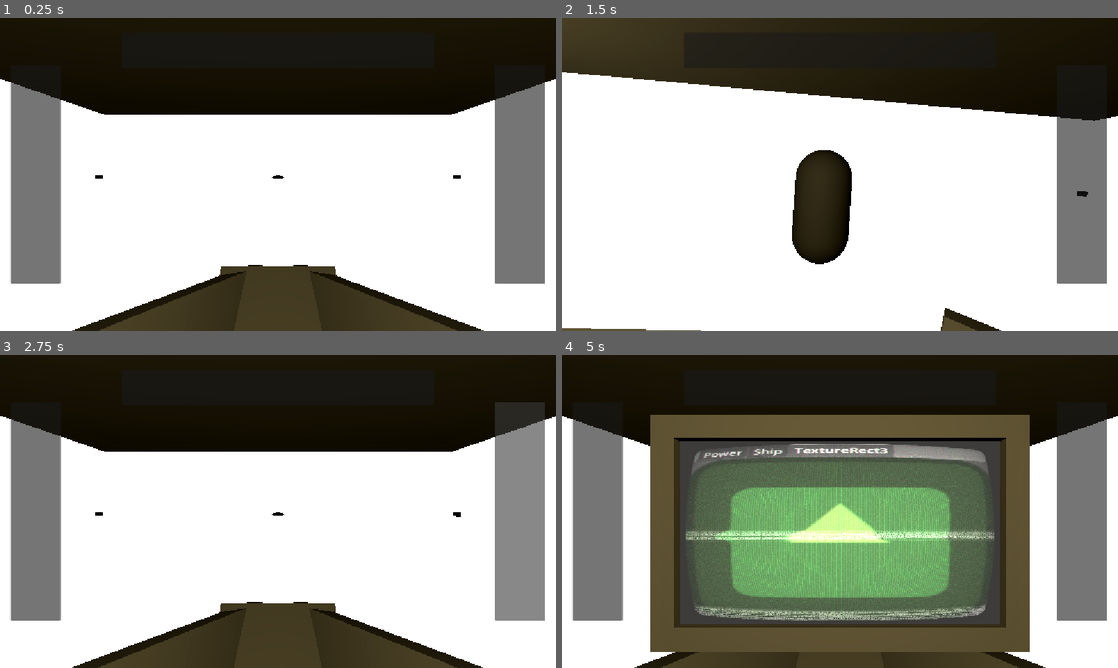
Above: before the commit, frames 1-4 (two rows, left to right).
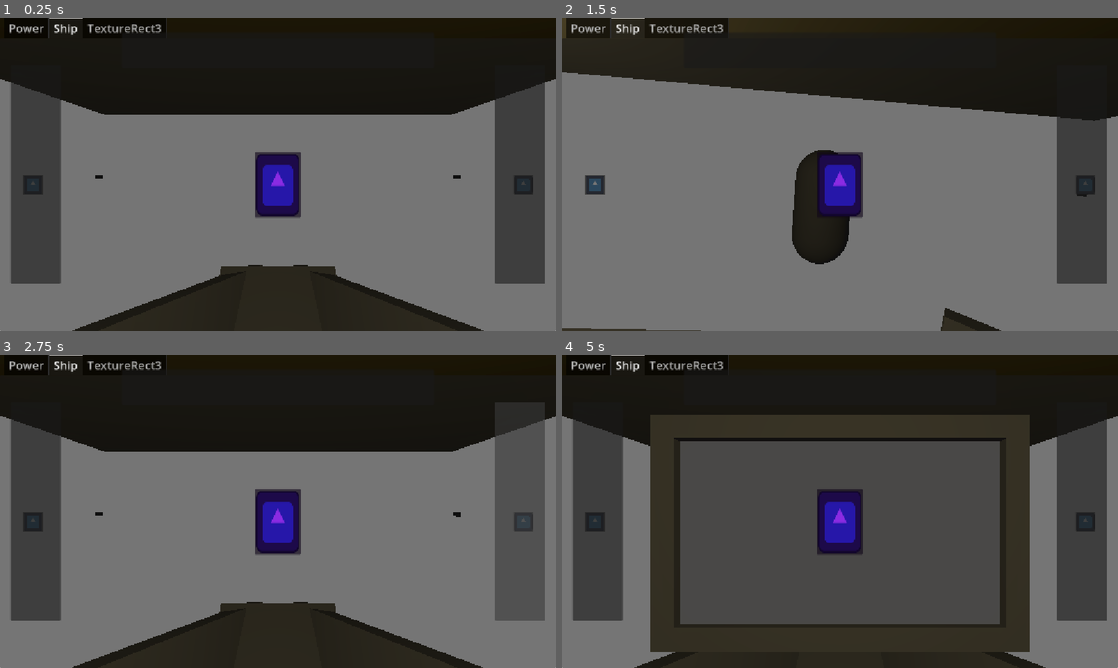
Above: after the commit, the same moments.

Repository: T3RRAT/Tether
Game: Godot game, scene res://Scenes/game.tscn
The game is run twice, just before and just after one commit, with the same random seed, the same clock (stepped at 60 frames per second) and the same inputs. The engine's default icon, where the game draws it, is replaced by a stand-in: a white triangle on a blue panel in a dark square. Sound files missing from this copy of the repository are replaced by a short silence.
Inputs (mouse positions are in pixels of both pictures, inside the frame that each line leads up to):
- Up to frame 1 (0.25 s): no input
- Up to frame 2 (1.5 s): click (840, 183) at 0.52 s; click (595, 174) at 1.25 s
- Up to frame 3 (2.75 s): click (522, 511) at 2 s
- Up to frame 4 (5 s): click (840, 386) at 2.75 s; tap Enter (ui_accept) at 3.5, 3.77, 4.07 s; move the mouse to (962, 495) at 3.52 s; hold D (Go Right) 3.53-4.25 s; tap 1 (One) at 3.6 s; click (962, 495) at 3.67 s; tap 3 (Three) at 3.8 s; drag from (728, 527) to (812, 574) at 4.27 s

The runs differ from the first frame. In frame 1, 66% of the frame differs, in the area x 0-100%, y 0-100%; in frame 2, 74%; in frame 3, 66%; in frame 4, 67%.
Error after the commit: Invalid assignment of property or key 'visible' with value of type 'bool' on a base object of type 'null instance'. (res://Scripts/computer.gd:26)

Commit message:
Ship Tab Improvements
Ship Tab now has number and drag functionality working together. Pressing space now confirms location and minigame confirmation groundwork is being laid out

Diff:
--- a/Scenes/computer.tscn
+++ b/Scenes/computer.tscn
@@ -4,6 +4,7 @@
 [ext_resource type="Script" uid="uid://dwbgh7q06vkj7" path="res://Scripts/computer.gd" id="1_m1ujp"]
 [ext_resource type="Script" uid="uid://cxf4wvw6bmtf5" path="res://Scripts/shipTab.gd" id="3_3cxpa"]
 [ext_resource type="Shader" uid="uid://btfykxbl42d8l" path="res://Scripts/computer.gdshader" id="3_7h0tq"]
+[ext_resource type="Shader" uid="uid://ccsqya2nbhx2y" path="res://Scripts/blur.gdshader" id="5_3cxpa"]
 
 [sub_resource type="ViewportTexture" id="ViewportTexture_yf5fn"]
 viewport_path = NodePath("SubViewport")
@@ -63,6 +64,47 @@
 shader_parameter/vignette_intensity = 0.4
 shader_parameter/vignette_opacity = 0.32400001539
 
+[sub_resource type="Animation" id="Animation_3cxpa"]
+resource_name = "Blur Animation"
+length = 0.39999999999999997
+tracks/0/type = "value"
+tracks/0/imported = false
+tracks/0/enabled = true
+tracks/0/path = NodePath("Control/Blur Filter:material:shader_parameter/lod")
+tracks/0/interp = 1
+tracks/0/loop_wrap = true
+tracks/0/keys = {
+"times": PackedFloat32Array(0, 0.4),
+"transitions": PackedFloat32Array(1, 1),
+"update": 0,
+"values": [0.0, 5.0]
+}
+
+[sub_resource type="Animation" id="Animation_m7p0i"]
+length = 0.001
+tracks/0/type = "value"
+tracks/0/imported = false
+tracks/0/enabled = true
+tracks/0/path = NodePath("Control/Blur Filter:material:shader_parameter/lod")
+tracks/0/interp = 1
+tracks/0/loop_wrap = true
+tracks/0/keys = {
+"times": PackedFloat32Array(0),
+"transitions": PackedFloat32Array(1),
+"update": 0,
+"values": [0.0]
+}
+
+[sub_resource type="AnimationLibrary" id="AnimationLibrary_m7p0i"]
+_data = {
+&"Blur Animation": SubResource("Animation_3cxpa"),
+&"RESET": SubResource("Animation_m7p0i")
+}
+
+[sub_resource type="ShaderMaterial" id="ShaderMaterial_yf5fn"]
+shader = ExtResource("5_3cxpa")
+shader_parameter/lod = 0.0
+
 [node name="Computer" type="Node3D" unique_id=129153883]
 script = ExtResource("1_m1ujp")
 
@@ -87,7 +129,7 @@
 
 [node name="SubViewport" type="SubViewport" parent="." unique_id=778372070]
 
-[node name="Control" type="Control" parent="SubViewport" unique_id=934616759]
+[node name="Control" type="Control" parent="." unique_id=934616759]
 layout_mode = 3
 anchors_preset = 15
 anchor_right = 1.0
@@ -96,7 +138,7 @@
 grow_vertical = 2
 theme = SubResource("Theme_3dryh")
 
-[node name="TabContainer" type="TabContainer" parent="SubViewport/Control" unique_id=2039419334]
+[node name="TabContainer" type="TabContainer" parent="Control" unique_id=2039419334]
 layout_mode = 1
 anchors_preset = 15
 anchor_right = 1.0
@@ -105,12 +147,12 @@
 grow_vertical = 2
 current_tab = 1
 
-[node name="Power" type="TextureRect" parent="SubViewport/Control/TabContainer" unique_id=678326908]
+[node name="Power" type="TextureRect" parent="Control/TabContainer" unique_id=678326908]
 visible = false
 layout_mode = 2
 metadata/_tab_index = 0
 
-[node name="OptionButton" type="OptionButton" parent="SubViewport/Control/TabContainer/Power" unique_id=1446472227]
+[node name="OptionButton" type="OptionButton" parent="Control/TabContainer/Power" unique_id=1446472227]
 visible = false
 layout_mode = 0
 offset_right = 40.0
@@ -127,7 +169,7 @@
 popup/item_2/icon = SubResource("GradientTexture1D_yf5fn")
 popup/item_2/id = 2
 
-[node name="Systems" type="Button" parent="SubViewport/Control/TabContainer/Power" unique_id=534573807]
+[node name="Systems" type="Button" parent="Control/TabContainer/Power" unique_id=534573807]
 layout_mode = 1
 offset_left = 72.0
 offset_top = 141.0
@@ -135,7 +177,7 @@
 offset_bottom = 172.0
 text = "System Power: 100%"
 
-[node name="Samples" type="Button" parent="SubViewport/Control/TabContainer/Power" unique_id=157811073]
+[node name="Samples" type="Button" parent="Control/TabContainer/Power" unique_id=157811073]
 layout_mode = 0
 offset_left = 78.0
 offset_top = 275.0
@@ -143,7 +185,7 @@
 offset_bottom = 306.0
 text = "Sample Collection: 100%"
 
-[node name="Tether" type="Button" parent="SubViewport/Control/TabContainer/Power" unique_id=1032806482]
+[node name="Tether" type="Button" parent="Control/TabContainer/Power" unique_id=1032806482]
 layout_mode = 0
 offset_left = 90.0
 offset_top = 207.0
@@ -151,12 +193,12 @@
 offset_bottom = 238.0
 text = "Tether: 100%"
 
-[node name="Ship" type="TextureRect" parent="SubViewport/Control/TabContainer" unique_id=1895162407]
+[node name="Ship" type="TextureRect" parent="Control/TabContainer" unique_id=1895162407]
 layout_mode = 2
 script = ExtResource("3_3cxpa")
 metadata/_tab_index = 1
 
-[node name="Ship" type="Button" parent="SubViewport/Control/TabContainer/Ship" unique_id=877691258]
+[node name="Ship" type="Button" parent="Control/TabContainer/Ship" unique_id=877691258]
 layout_mode = 1
 anchors_preset = 8
 anchor_left = 0.5
@@ -174,17 +216,9 @@
 icon = ExtResource("1_4xga7")
 autowrap_trim_flags = 192
 
-[node name="Hovering Colour" type="ColorRect" parent="SubViewport/Control/TabContainer/Ship/Ship" unique_id=815774289]
-layout_mode = 1
-anchors_preset = 15
-anchor_right = 1.0
-anchor_bottom = 1.0
-grow_horizontal = 2
-grow_vertical = 2
-mouse_filter = 2
-color = Color(0.83137256, 0.89411765, 0.92941177, 0)
-
-[node name="ShipLerpPos" type="Button" parent="SubViewport/Control/TabContainer/Ship/Ship" unique_id=995597633]
+[node name="ShipLerpPos" type="Button" parent="Control/TabContainer/Ship/Ship" unique_id=995597633]
+visible = false
+self_modulate = Color(0.36265963, 0.15309086, 0.9556498, 1)
 top_level = true
 z_index = -1
 layout_mode = 1
@@ -193,18 +227,27 @@
 anchor_top = 0.5
 anchor_right = 0.5
 anchor_bottom = 0.5
-offset_left = -76.74289
-offset_top = -67.99999
-offset_right = 59.25714
-offset_bottom = 68.0
-grow_horizontal = 2
-grow_vertical = 2
-scale = Vector2(0.3, 0.3)
-pivot_offset_ratio = Vector2(0.5, 0.5)
-mouse_filter = 2
-icon = ExtResource("1_4xga7")
-
-[node name="Pos1" type="Button" parent="SubViewport/Control/TabContainer/Ship" unique_id=1842611306]
+offset_left = -68.0
+offset_top = -89.0
+offset_right = 68.0
+offset_bottom = 47.0
+grow_horizontal = 2
+grow_vertical = 2
+scale = Vector2(0.3, 0.3)
+mouse_filter = 2
+icon = ExtResource("1_4xga7")
+
+[node name="Hovering Colour" type="ColorRect" parent="Control/TabContainer/Ship/Ship" unique_id=815774289]
+layout_mode = 1
+anchors_preset = 15
+anchor_right = 1.0
+anchor_bottom = 1.0
+grow_horizontal = 2
+grow_vertical = 2
+mouse_filter = 2
+color = Color(0.83137256, 0.89411765, 0.92941177, 0)
+
+[node name="Pos1" type="Button" parent="Control/TabContainer/Ship" unique_id=1842611306]
 z_index = -1
 layout_mode = 1
 anchors_preset = 4
@@ -219,7 +262,7 @@
 mouse_filter = 2
 icon = ExtResource("1_4xga7")
 
-[node name="Pos2" type="Button" parent="SubViewport/Control/TabContainer/Ship" unique_id=1491902193]
+[node name="Pos2" type="Button" parent="Control/TabContainer/Ship" unique_id=1491902193]
 z_index = -1
 layout_mode = 1
 anchors_preset = 8
@@ -238,7 +281,7 @@
 mouse_filter = 2
 icon = ExtResource("1_4xga7")
 
-[node name="Pos3" type="Button" parent="SubViewport/Control/TabContainer/Ship" unique_id=1349207961]
+[node name="Pos3" type="Button" parent="Control/TabContainer/Ship" unique_id=1349207961]
 z_index = -1
 layout_mode = 1
 anchors_preset = 6
@@ -256,14 +299,33 @@
 mouse_filter = 2
 icon = ExtResource("1_4xga7")
 
-[node name="TextureRect3" type="TextureRect" parent="SubViewport/Control/TabContainer" unique_id=1568788166]
+[node name="True Ship Position" type="Button" parent="Control/TabContainer/Ship" unique_id=1780437102]
+z_index = -1
+layout_mode = 1
+anchors_preset = 8
+anchor_left = 0.5
+anchor_top = 0.5
+anchor_right = 0.5
+anchor_bottom = 0.5
+offset_left = -68.00003
+offset_top = -68.0
+offset_right = 68.0
+offset_bottom = 68.0
+grow_horizontal = 2
+grow_vertical = 2
+scale = Vector2(0.3, 0.3)
+pivot_offset_ratio = Vector2(0.5, 0.5)
+mouse_filter = 2
+icon = ExtResource("1_4xga7")
+
+[node name="TextureRect3" type="TextureRect" parent="Control/TabContainer" unique_id=1568788166]
 visible = false
 modulate = Color(0.3230459, 0.7567149, 0.09408315, 1)
 layout_mode = 2
 texture = ExtResource("1_4xga7")
 metadata/_tab_index = 2
 
-[node name="ColorRect" type="ColorRect" parent="SubViewport/Control" unique_id=1582421659]
+[node name="CRT Filter" type="ColorRect" parent="Control" unique_id=1582421659]
 visible = false
 z_index = 1
 material = SubResource("ShaderMaterial_g4v7s")
@@ -275,5 +337,18 @@
 grow_vertical = 2
 mouse_filter = 2
 
-[connection signal="button_down" from="SubViewport/Control/TabContainer/Ship/Ship" to="SubViewport/Control/TabContainer/Ship" method="_on_ship_button_down"]
-[connection signal="button_up" from="SubViewport/Control/TabContainer/Ship/Ship" to="SubViewport/Control/TabContainer/Ship" method="_on_ship_button_up"]
+[node name="AnimationPlayer" type="AnimationPlayer" parent="Control" unique_id=841538324]
+root_node = NodePath("../..")
+libraries/ = SubResource("AnimationLibrary_m7p0i")
+
+[node name="Blur Filter" type="ColorRect" parent="Control" unique_id=782609685]
+material = SubResource("ShaderMaterial_yf5fn")
+layout_mode = 1
+anchors_preset = 15
+anchor_right = 1.0
+anchor_bottom = 1.0
+grow_horizontal = 2
+grow_vertical = 2
+
+[connection signal="button_down" from="Control/TabContainer/Ship/Ship" to="Control/TabContainer/Ship" method="_on_ship_button_down"]
+[connection signal="button_up" from="Control/TabContainer/Ship/Ship" to="Control/TabContainer/Ship" method="_on_ship_button_up"]
--- a/Scenes/monster.tscn
+++ b/Scenes/monster.tscn
@@ -1,9 +1,15 @@
 [gd_scene format=3 uid="uid://c6xdf2q1e7la5"]
+
+[ext_resource type="Texture2D" uid="uid://bp4x00b2fdvim" path="res://Assets/bear5.webp" id="1_xhoai"]
 
 [sub_resource type="SphereShape3D" id="SphereShape3D_d0u6y"]
 
 [sub_resource type="TextMesh" id="TextMesh_57qmd"]
 text = "Monster"
+
+[sub_resource type="TextMesh" id="TextMesh_g4v7s"]
+text = "insert markipler
+face here ->"
 
 [node name="Monster" type="CharacterBody3D" unique_id=52509860]
 transform = Transform3D(25, 0, 0, 0, 25, 0, 0, 0, 25, 0, 0, 0)
@@ -12,4 +18,12 @@
 shape = SubResource("SphereShape3D_d0u6y")
 
 [node name="Monster Mesh" type="MeshInstance3D" parent="." unique_id=548511948]
+visible = false
 mesh = SubResource("TextMesh_57qmd")
+
+[node name="bear5" type="Sprite3D" parent="." unique_id=1446904719]
+transform = Transform3D(0.19, 0, 0, 0, 0.19, 0, 0, 0, 0.19, 0, -0.3496968, 0)
+texture = ExtResource("1_xhoai")
+
+[node name="Markipler" type="MeshInstance3D" parent="." unique_id=1500083986]
+mesh = SubResource("TextMesh_g4v7s")
--- /dev/null
+++ b/Scripts/blur.gdshader
@@ -0,0 +1,19 @@
+shader_type canvas_item;
+
+uniform sampler2D SCREEN_TEXTURE: hint_screen_texture, filter_linear_mipmap;
+uniform float lod: hint_range(0.0, 5, 0.0);
+
+void vertex() {
+	// Called for every vertex the material is visible on.
+}
+
+void fragment() {
+	// Called for every pixel the material is visible on.
+	vec4 color = texture(SCREEN_TEXTURE,SCREEN_UV,lod);
+	COLOR = color;
+}
+
+//void light() {
+//	// Called for every pixel for every light affecting the CanvasItem.
+//	// Uncomment to replace the default light processing function with this one.
+//}
--- a/Scripts/computer.gd
+++ b/Scripts/computer.gd
@@ -11,7 +11,7 @@
 @onready var node_viewport = $SubViewport
 @onready var node_quad = $Quad
 @onready var node_area = $Quad/Area3D
-@onready var colourRect = $SubViewport/Control/ColorRect
+@onready var crtFilter = $"SubViewport/Control/CRT Filter"
 
 @onready var tabs = $SubViewport/Control/TabContainer
 @onready var shipTab = $SubViewport/Control/TabContainer/Ship
@@ -23,7 +23,7 @@
 	node_area.mouse_exited.connect(_mouse_exited_area)
 	node_area.input_event.connect(_mouse_input_event)
 
-	colourRect.visible = true
+	crtFilter.visible = true
 
 	# If the material is NOT set to use billboard settings, then avoid running billboard specific code
 	#if node_quad.get_surface_override_material(0).billboard_mode == BaseMaterial3D.BillboardMode.BILLBOARD_DISABLED:
@@ -153,13 +153,18 @@
 
 
 # Custom Functionality
-
 func changeComputerTab(direction):
 	tabs.current_tab = tabs.current_tab + (1 * direction)
 	pass
 
-func callShipPosition(location):
+
+
+# Functions that call functions in shipTab
+func callChangeShipPosition(location):
 	shipTab.call("changeShipPosition", location)
+
+func callChangeTrueShipPosition():
+	shipTab.call("confirmRepositionMinigame")
 
 func allocatePower(pFrom, pToo):
 
--- a/Scripts/game.gd
+++ b/Scripts/game.gd
@@ -131,7 +131,7 @@
 
 
 	# Handling Flashing Mechanic and Inputs
-	if Input.get_action_strength("ui_accept") && (flashing == false) && (camLocation == 0):
+	if Input.get_action_strength("Confirm Action") && (flashing == false) && (camLocation == 0):
 		if inCutscene == false && inUserInterface == false:
 			systemsPower = systemsPower - flashPowerDrain
 			lightLeft.light_energy = 40
@@ -139,6 +139,8 @@
 			flashing = true
 			flashSound.play(0.38) # Number is here to make sure flash sound isnt delayed
 			checkMonster()
+		elif inUserInterface == true:
+			computer.call("callChangeTrueShipPosition")
 	else:
 		lightLeft.light_energy = lerp(lightLeft.light_energy, 0.0, delta * 6)
 		lightRight.light_energy = lerp(lightRight.light_energy, 0.0, delta * 6)
@@ -198,13 +200,13 @@
 
 
 	if Input.is_action_just_pressed("One"):
-		computer.call("callShipPosition", 1)
+		computer.call("callChangeShipPosition", 1)
 
 	if Input.is_action_just_pressed("Two"):
-		computer.call("callShipPosition", 2)
+		computer.call("callChangeShipPosition", 2)
 
 	if Input.is_action_just_pressed("Three"):
-		computer.call("callShipPosition", 3)
+		computer.call("callChangeShipPosition", 3)
 
 	pass
 
--- a/Scripts/shipTab.gd
+++ b/Scripts/shipTab.gd
@@ -2,9 +2,6 @@
 
 var dragging = false
 var of = Vector2(0.0,0.0)
-
-var shipPos = 2
-var truePos = 2
 
 
 @onready var shipHovering = $"Ship/Hovering Colour"
@@ -13,7 +10,10 @@
 @onready var pos2 = $Pos2.position
 @onready var pos3 = $Pos3.position
 @onready var shipLerpPos = $Ship/ShipLerpPos.position
+@onready var trueShipPos = $"True Ship Position".position
 
+
+@onready var aniPlayer = $"../../AnimationPlayer"
 
 
 @onready var game = $"../../../../../.."
@@ -29,7 +29,21 @@
 func _process(delta: float) -> void:
 	if dragging:
 		ShipIcon.position = get_local_mouse_position() - of
-		shipHovering.color = Color(shipHovering.color, 5)
+		#shipHovering.color = Color(shipHovering.color, 5)
+		# could be cool for like a horro effect of it being a face when moved
+		ShipIcon.self_modulate = Color.DIM_GRAY
+
+		if abs(ShipIcon.position.x - pos1.x) < abs(ShipIcon.position.x - pos2.x):
+			# Lerp Draggable Ship to position 1
+			shipLerpPos = pos1
+		# Else If Draggable Ship is closer to position 3 compared to position 2
+		elif abs(ShipIcon.position.x - pos3.x) < abs(ShipIcon.position.x - pos2.x):
+			# Lerp Draggable Ship to position 3
+			shipLerpPos = pos3
+		# Else If Draggable Ship isn't closer to pos 1 or pos 3 compared to pos 2
+		else:
+			# Lerp shipLerpPos obj to pos2
+			shipLerpPos = pos2
 	else:
 		# If the Draggable Ship is closer to position 1 compared to position 2
 		if abs(shipLerpPos.x - pos1.x) < abs(shipLerpPos.x - pos2.x):
@@ -44,8 +58,11 @@
 			# Lerp Draggable Ship to position 2
 			ShipIcon.position = lerp(ShipIcon.position, shipLerpPos, delta * 6)
 
-		shipHovering.color = Color(shipHovering.color, 0)
-
+		#shipHovering.color = Color(shipHovering.color, 0)
+		if shipLerpPos == trueShipPos:
+			ShipIcon.self_modulate = Color.WHITE
+		else:
+			ShipIcon.self_modulate = Color.BLUE_VIOLET
 
 
 
@@ -66,6 +83,37 @@
 
 
 
+func confirmRepositionMinigame():
+	var minigameType = randi_range(1, 10)
+	match minigameType:
+		# go on neal.fun to see captcha game for ideas for some very diabolical ones
+		# among us tasks can work here
+		1:
+			print("Forsaken Generator Puzzle")
+		2:
+			print("Minesweeper")
+			# Fredsweeper frank where are youuuuu
+		3:
+			print("Click Box Captcha")
+		4:
+			print("Select What Applies Captcha")
+		5:
+			print("Wavy Text Captcha")
+		6:
+			print("Math")
+			#Statistics, #Calculus, #IHateMyself
+		7:
+			print("Scratch Coding")
+		8:
+			print("Type To Confirm")
+		9:
+			print("Adjust Counter")
+		10:
+			print("Fix Wires")
+	trueShipPos = shipLerpPos
+	pass
+
+
 func changeShipPosition(location):
 	if tabs.current_tab == 1:
 		if location == 1:
@@ -77,3 +125,17 @@
 
 	print("changed!")
 	pass
+
+func changeTrueShipPosition(location):
+	#if location == 1:
+		#trueShipPos = pos1
+	#elif location == 2:
+		#trueShipPos = pos2
+	#elif location == 3:
+		#trueShipPos = pos3
+	confirmRepositionMinigame()
+	pass
+
+func confirmPosition():
+	trueShipPos = shipLerpPos
+	pass
--- a/project.godot
+++ b/project.godot
@@ -66,6 +66,11 @@
 "events": [Object(InputEventKey,"resource_local_to_scene":false,"resource_name":"","device":-1,"window_id":0,"alt_press …(191 unchanged characters)…
 ]
 }
+"Confirm Action"={
+"deadzone": 0.2,
+"events": [Object(InputEventKey,"resource_local_to_scene":false,"resource_name":"","device":-1,"window_id":0,"alt_pressed":false,"shift_pressed":false,"ctrl_pressed":false,"meta_pressed":false,"pressed":false,"keycode":0,"physical_keycode":32,"key_label":0,"unicode":32,"location":0,"echo":false,"script":null)
+]
+}
 
 [physics]
 
Binary file added: Assets/bear5.webp
Not shown, added: Assets/bear5.webp.import
Not shown, added: Scripts/blur.gdshader.uid
